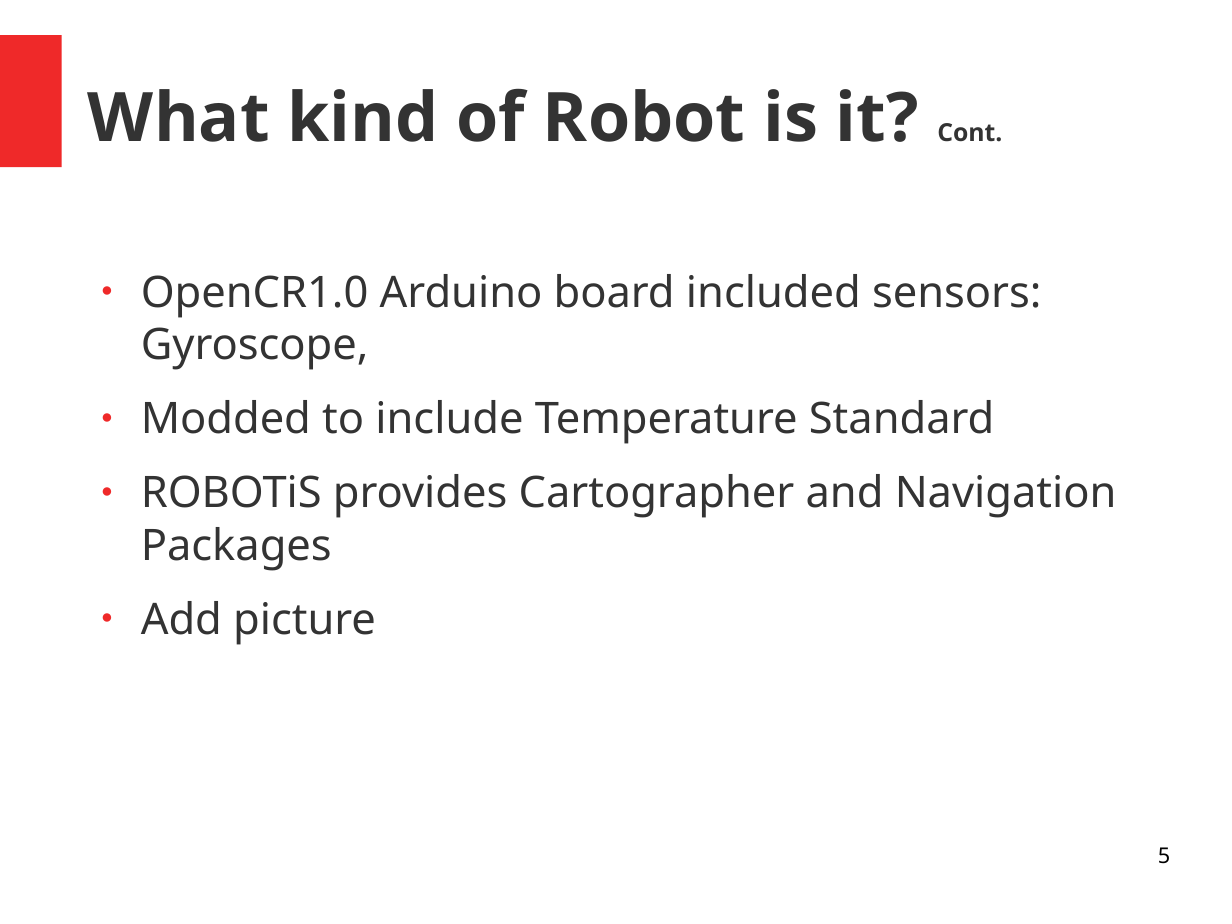
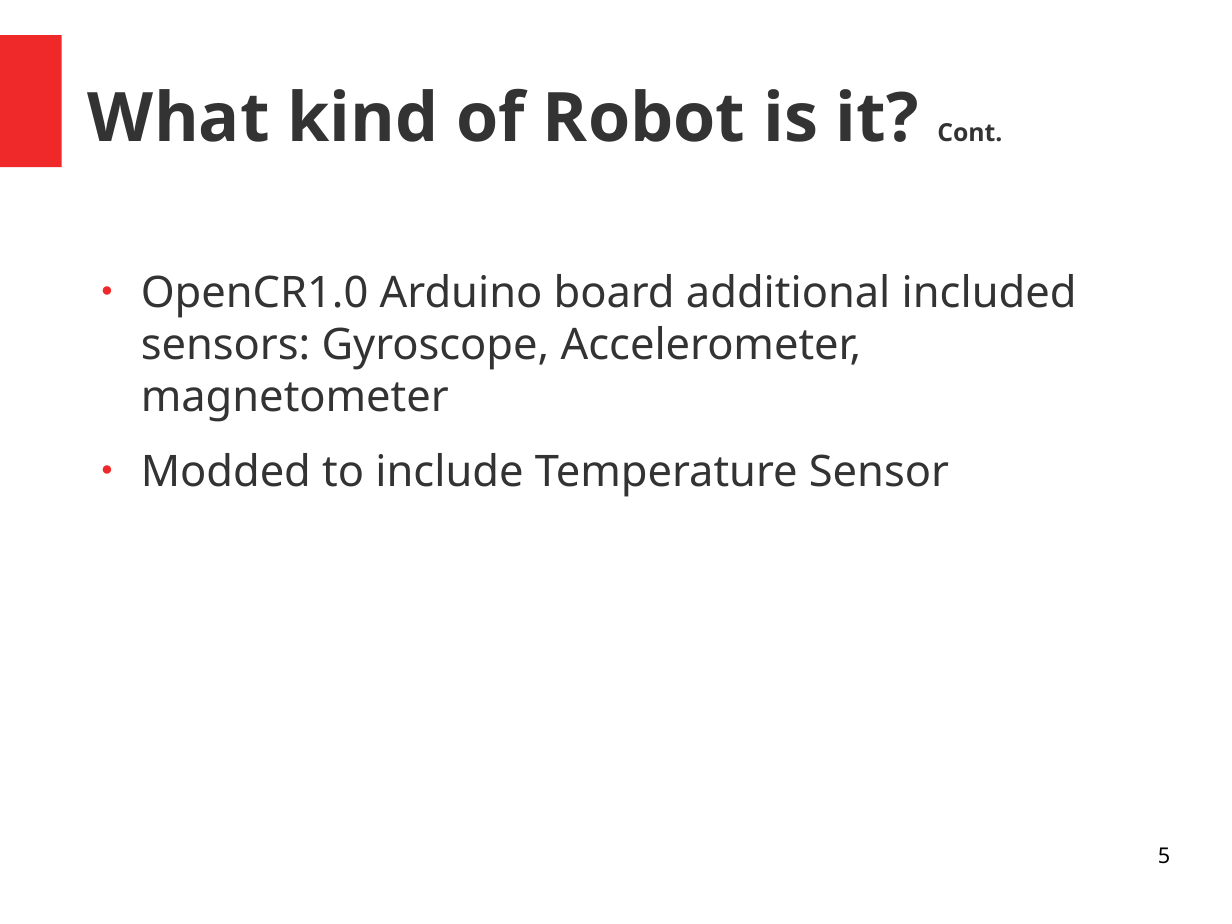
Before and after one commit to huybeme/slam_capstone, a slide deck: slide 5 of presentaton.odp. Drawn at 1232x924 pixels with LibreOffice and Linux fonts; fonts in the diff are those of the drawing. Boxes give left, top, right and bottom in pixels: in the first picture for what was removed or moved away, otherwise in the second. Text is boxed around its words. In the diff, an @@ line names an element or a change of style, - is before the commit and + after.

```diff
--- a/presentaton.odp
+++ b/presentaton.odp
@@ text at (x1=141, y1=274, x2=1077, y2=497): text changed @@
-● OpenCR1.0 Arduino board included sensors: Gyroscope,
-● Modded to include Temperature Standard
-● ROBOTiS provides Cartographer and Navigation Packages
-● Add picture
+● OpenCR1.0 Arduino board additional included sensors: Gyroscope, Accelerometer, magnetometer
+● Modded to include Temperature Sensor
```
Also in this commit, not shown: 6 other slides changed, 23 slides added.
